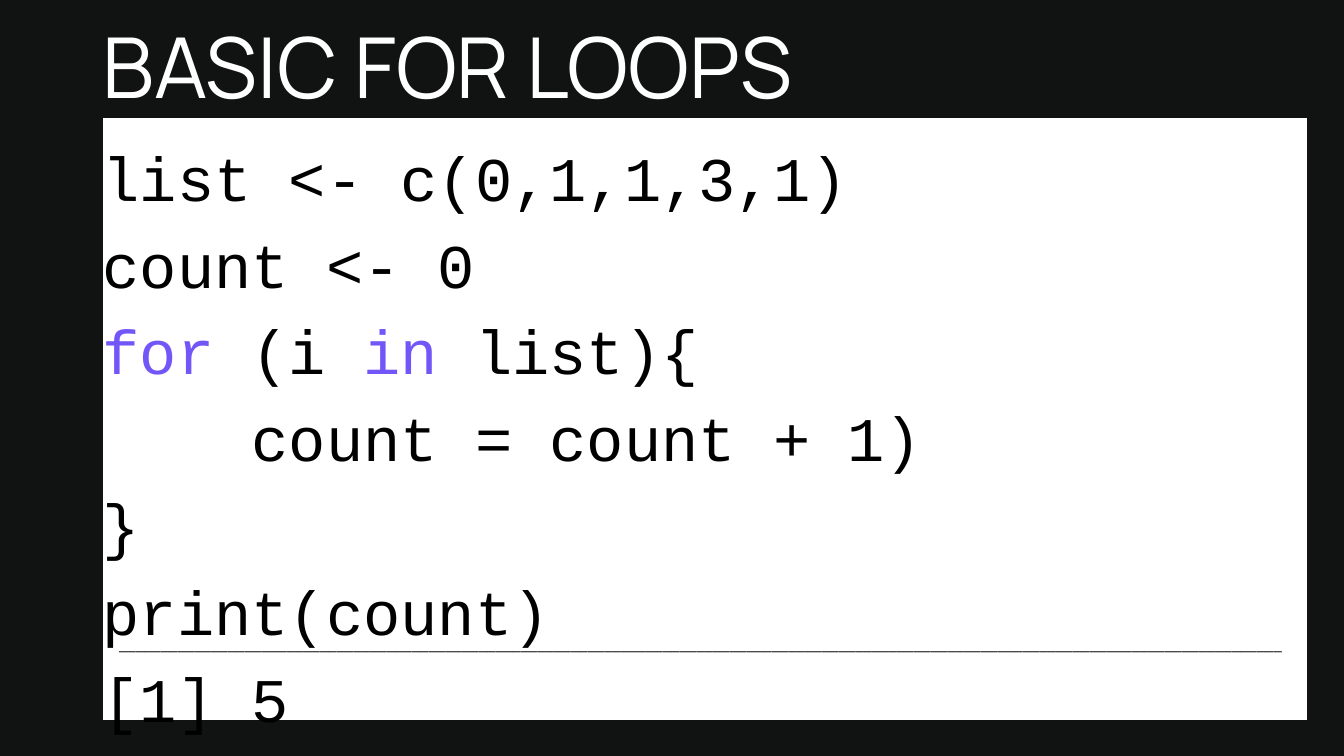
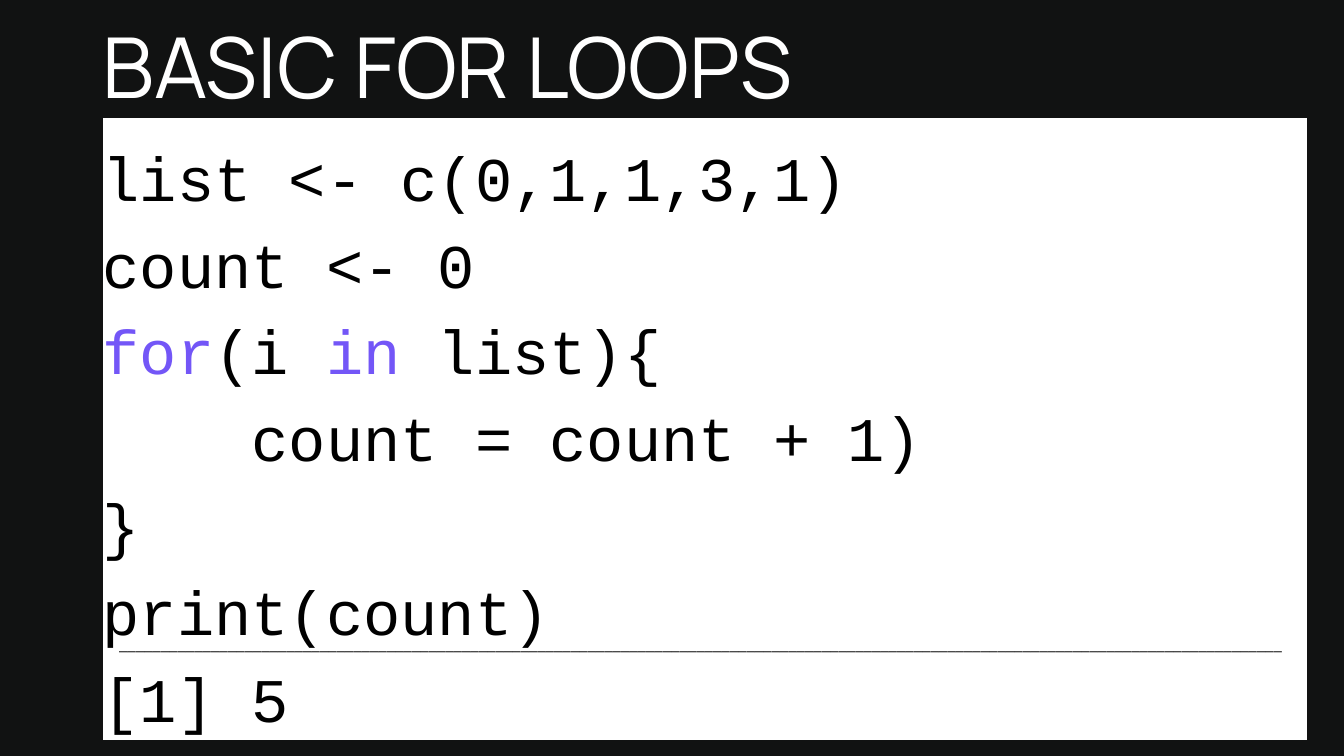
Before and after one commit to kamorrow/Loops-and-Plots-Tutorial-with-Climate-Data, a slide deck: slide 10 of Loops_and_Plots_Presentation/Loops_and_Plots.pptx. Drawn at 1344x756 pixels with LibreOffice and Linux fonts; fonts in the diff are those of the drawing. Boxes give left, top, right and bottom in pixels: in the first picture for what was removed or moved away, otherwise in the second. Text is boxed around its words. In the diff, an @@ line names an element or a change of style, - is before the commit and + after.

```diff
--- a/Loops_and_Plots_Presentation/Loops_and_Plots.pptx
+++ b/Loops_and_Plots_Presentation/Loops_and_Plots.pptx
@@ freeform shape resized from (x1=103, y1=118, x2=1307, y2=720) to (x1=103, y1=118, x2=1307, y2=741) @@
@@ text at (x1=103, y1=330, x2=661, y2=387): spaces changed @@
-for (i in list){
+for(i in list){
```
Also in this commit, not shown: 6 other slides changed, 1 other file.
